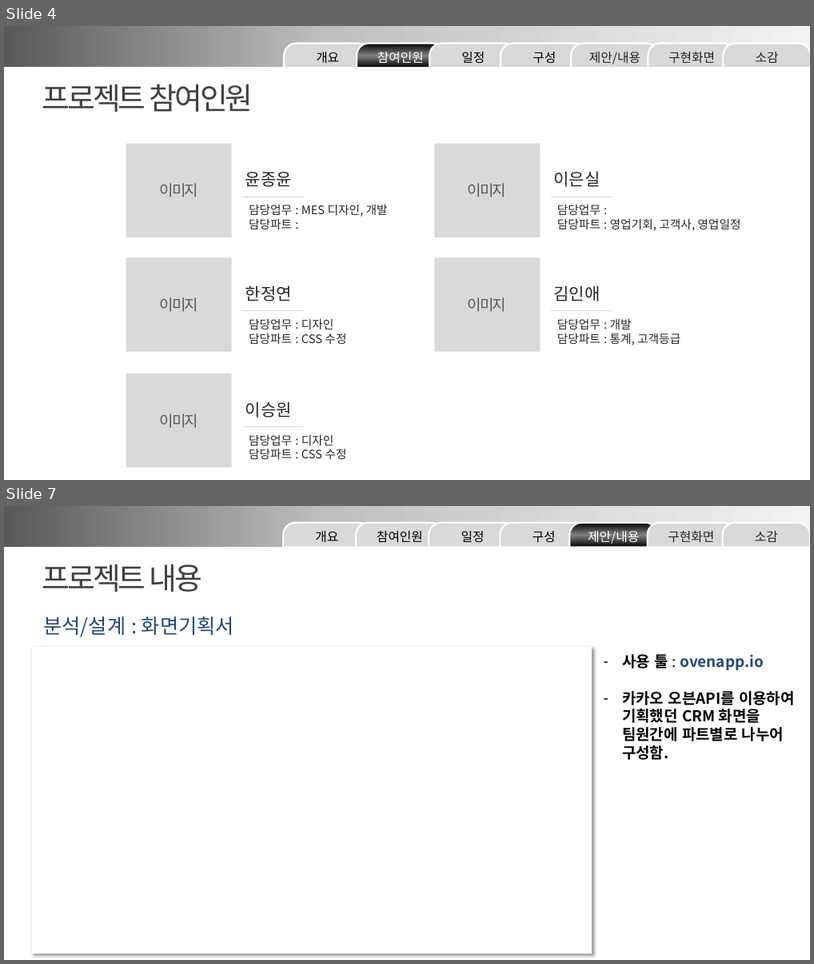
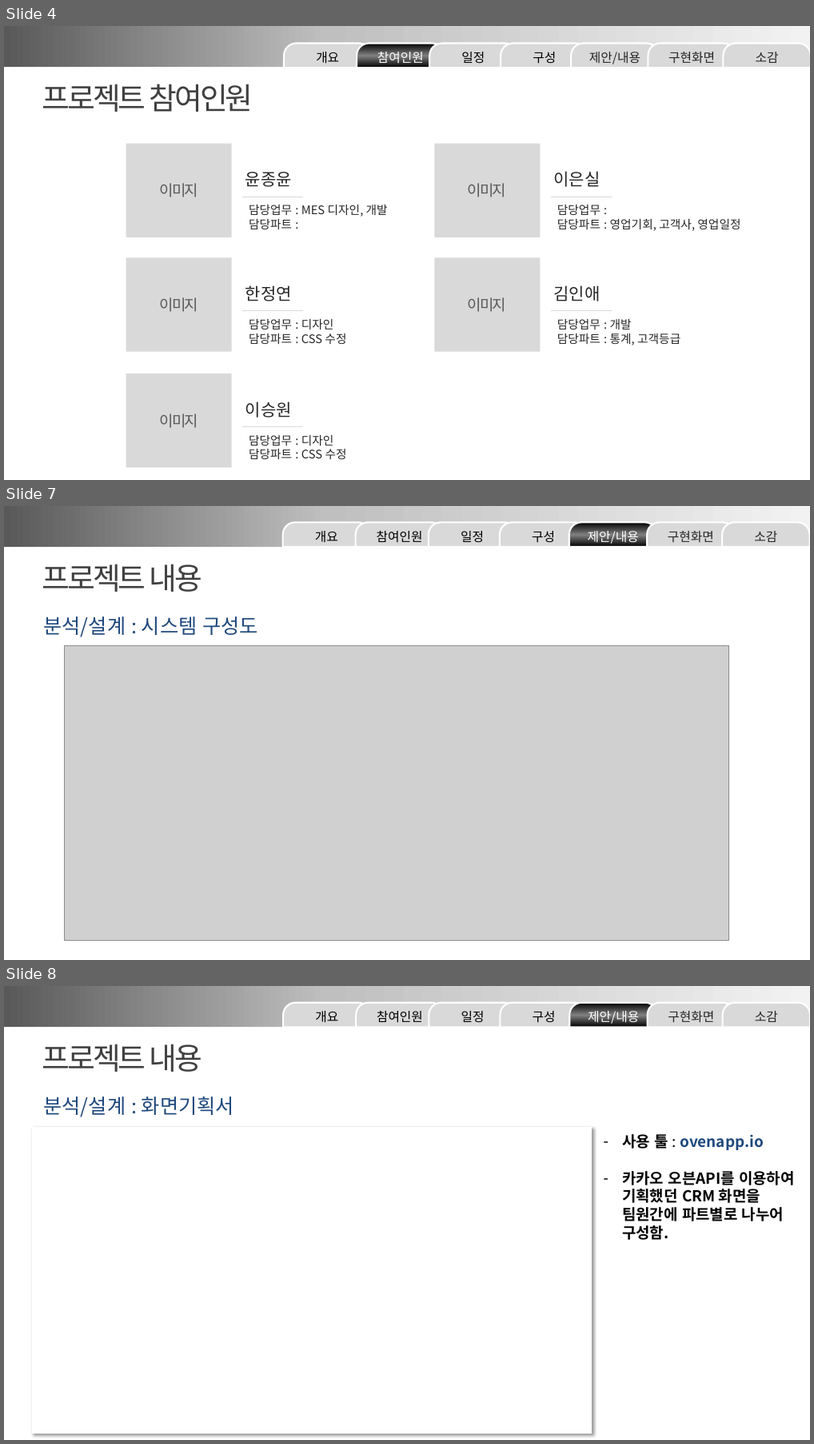
Before and after one commit to YJY1512/GoodeeTeamProject2, a slide deck: 구디아카데미_프로젝트_PPT_샘플(C#).pptx. Shown one above the other, each under a label of ours: slides 4 and 7 before the commit, slides 4, 7 and 8 after it; the slides between them are not shown. The pictures are 814x964 and 814x1444 pixels, drawn with LibreOffice and Linux fonts; fonts in the diff are those of the drawing; grey boxes stand for pictures. Boxes give left, top, right and bottom in pixels: in the first picture for what was removed or moved away, otherwise in the second. Text is boxed around its words. In the diff, an @@ line names an element or a change of style, - is before the commit and + after.

```diff
--- a/구디아카데미_프로젝트_PPT_샘플(C#).pptx
+++ b/구디아카데미_프로젝트_PPT_샘플(C#).pptx
@@ slide 7 added at (x1=4, y1=506, x2=810, y2=960), background #FFFFFF @@
@@ rectangle added at (x1=4, y1=506, x2=810, y2=547), fill gradient #595959 to #BFBFBF to #F2F2F2 @@
@@ round same rect added at (x1=570, y1=522, x2=658, y2=547), fill gradient #000000 to #808080, outline #FFFFFF 2 pt, 15 pt, text #FFFFFF @@
+제안/내용
@@ group added at (x1=283, y1=522, x2=810, y2=547): 7 round same rects @@
+개요
+참여인원
+일정
+구성
+제안/내용
+구현화면
+소감
@@ text added at (x1=42, y1=564, x2=202, y2=592), 36 pt, text #404040 @@
+프로젝트 내용
@@ text added at (x1=44, y1=616, x2=259, y2=637), 24 pt, text #1F497D @@
+분석/설계 : 시스템 구성도
@@ picture added at (x1=65, y1=646, x2=730, y2=940) @@
@@ what was slide 7 is now slide 8 @@
```
Also in this commit, not shown: 2 slides changed, 5 other files.
